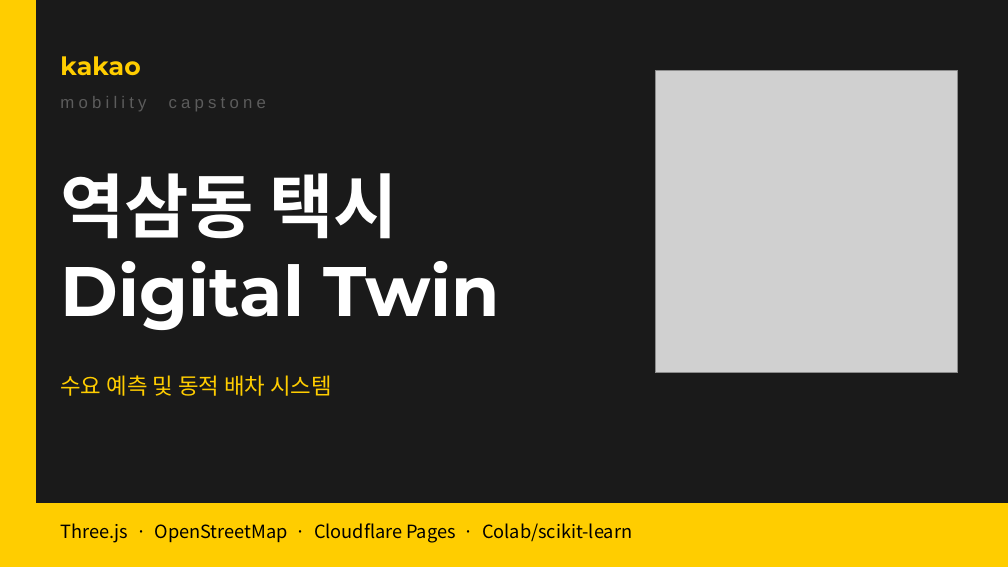
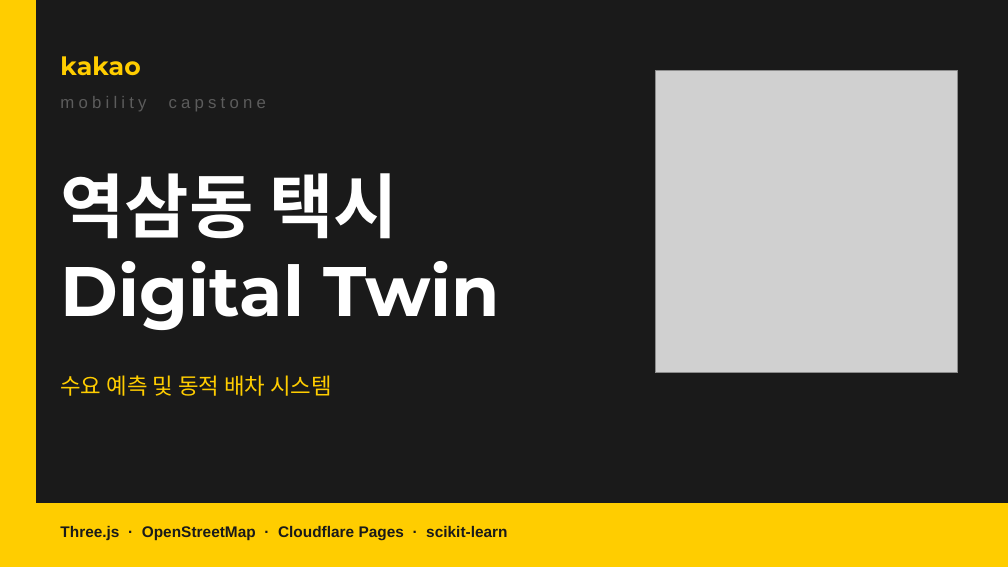
Before and after one commit to kimcanal/yeoksam-taxi, a slide deck: slide 1 of public/a-eye-presentation/A-Eye_midterm_data_collection_forecast.pptx. Drawn at 1008x567 pixels with LibreOffice and Linux fonts; fonts in the diff are those of the drawing; grey boxes stand for pictures. Boxes give left, top, right and bottom in pixels: in the first picture for what was removed or moved away, otherwise in the second. Text is boxed around its words. In the diff, an @@ line names an element or a change of style, - is before the commit and + after.

```diff
--- a/public/a-eye-presentation/A-Eye_midterm_data_collection_forecast.pptx
+++ b/public/a-eye-presentation/A-Eye_midterm_data_collection_forecast.pptx
@@ text at box(60, 526, 507, 541): text changed; size 13 to 11 pt; font Noto Sans CJK KR to Arial; text colour #000000 to #1A1A1A; bold on @@
-Three.js · OpenStreetMap · Cloudflare Pages · Colab/scikit-learn
+Three.js · OpenStreetMap · Cloudflare Pages · scikit-learn
```
Also in this commit, not shown: 11 other slides changed.
